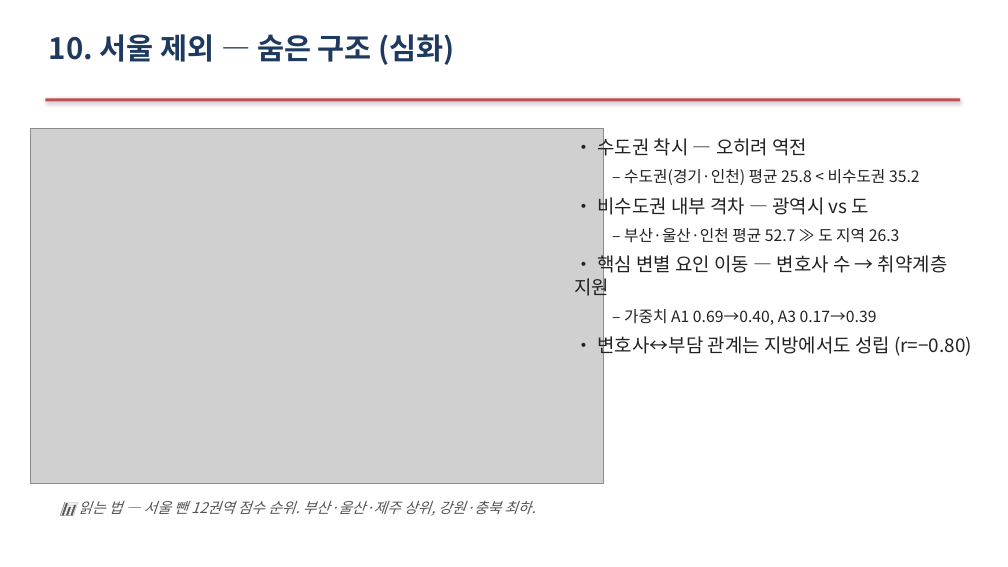
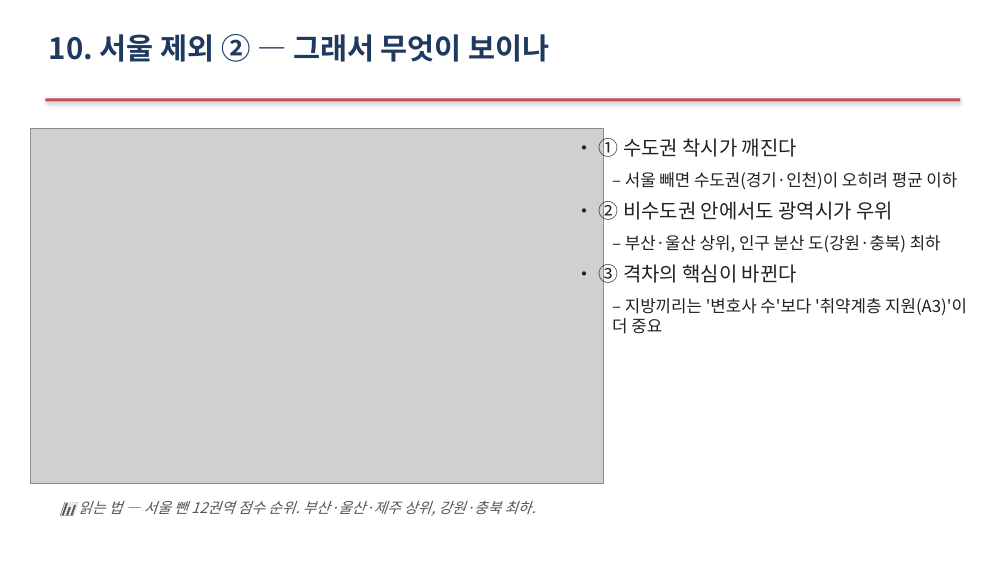
Before and after one commit to Allenkeem/llai-project, a slide deck: slide 16 of reports/발표자료.pptx. Drawn at 1008x567 pixels with LibreOffice and Linux fonts; fonts in the diff are those of the drawing; grey boxes stand for pictures. Boxes give left, top, right and bottom in pixels: in the first picture for what was removed or moved away, otherwise in the second. Text is boxed around its words. In the diff, an @@ line names an element or a change of style, - is before the commit and + after.

```diff
--- a/reports/발표자료.pptx
+++ b/reports/발표자료.pptx
@@ text at [49,34,550,62]: text changed @@
-10. 서울 제외 — 숨은 구조 (심화)
+10. 서울 제외 ② — 그래서 무엇이 보이나
@@ text at [599,135,967,334]: text changed; size 15 to 16 pt @@
-• 수도권 착시 — 오히려 역전
-  – 수도권(경기·인천) 평균 25.8 < 비수도권 35.2
-• 비수도권 내부 격차 — 광역시 vs 도
-  – 부산·울산·인천 평균 52.7 ≫ 도 지역 26.3
-• 핵심 변별 요인 이동 — 변호사 수 → 취약계층 지원
-  – 가중치 A1 0.69→0.40, A3 0.17→0.39
-• 변호사↔부담 관계는 지방에서도 성립 (r=−0.80)
+• ① 수도권 착시가 깨진다
+  – 서울 빼면 수도권(경기·인천)이 오히려 평균 이하
+• ② 비수도권 안에서도 광역시가 우위
+  – 부산·울산 상위, 인구 분산 도(강원·충북) 최하
+• ③ 격차의 핵심이 바뀐다
+  – 지방끼리는 '변호사 수'보다 '취약계층 지원(A3)'이 더 중요
```
Also in this commit, not shown: 2 other slides changed, 1 other file.
